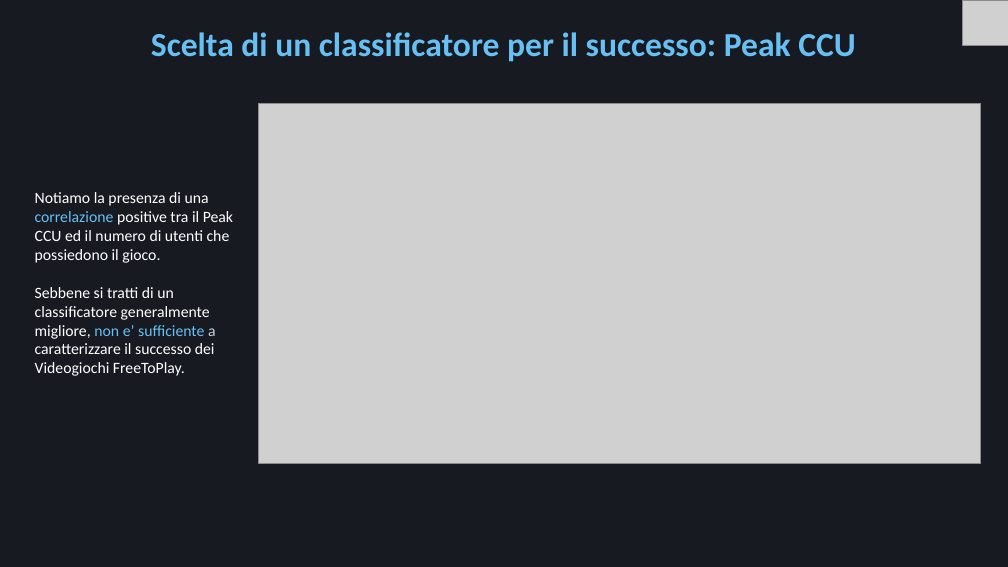
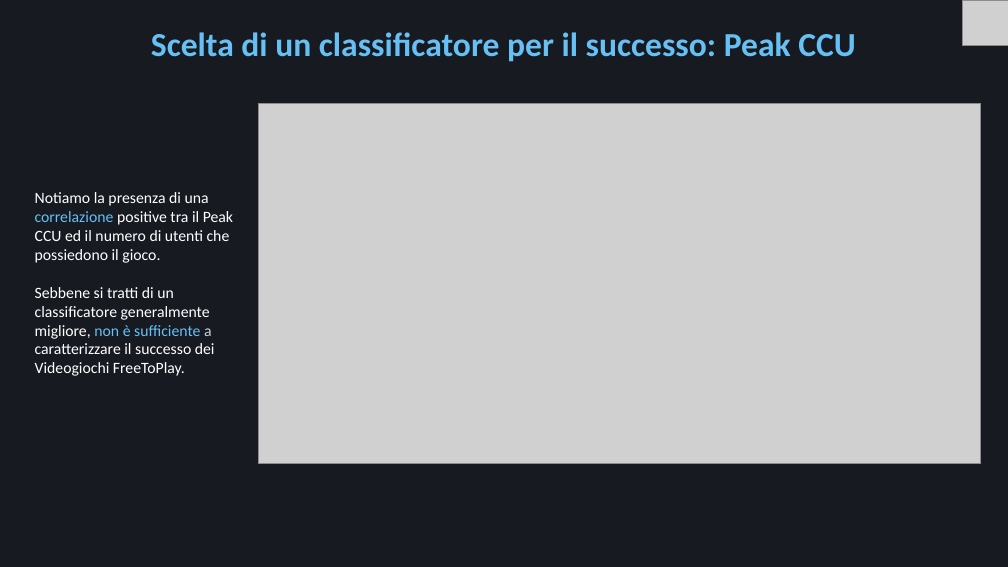
Before and after one commit to Mora11231/VisualizzazioneScientifica, a slide deck: slide 17 of Steam.pptx. Drawn at 1008x567 pixels with LibreOffice and Linux fonts; fonts in the diff are those of the drawing; grey boxes stand for pictures. Boxes give left, top, right and bottom in pixels: in the first picture for what was removed or moved away, otherwise in the second. Text is boxed around its words. In the diff, an @@ line names an element or a change of style, - is before the commit and + after.

```diff
--- a/Steam.pptx
+++ b/Steam.pptx
@@ text at (35, 287, 215, 376): text changed @@
-Sebbene si tratti di un classificatore generalmente migliore, non e’ sufficiente a caratterizzare il successo dei Videogiochi FreeToPlay.
+Sebbene si tratti di un classificatore generalmente migliore, non è sufficiente a caratterizzare il successo dei Videogiochi FreeToPlay.
```
Also in this commit, not shown: 11 other slides changed.
